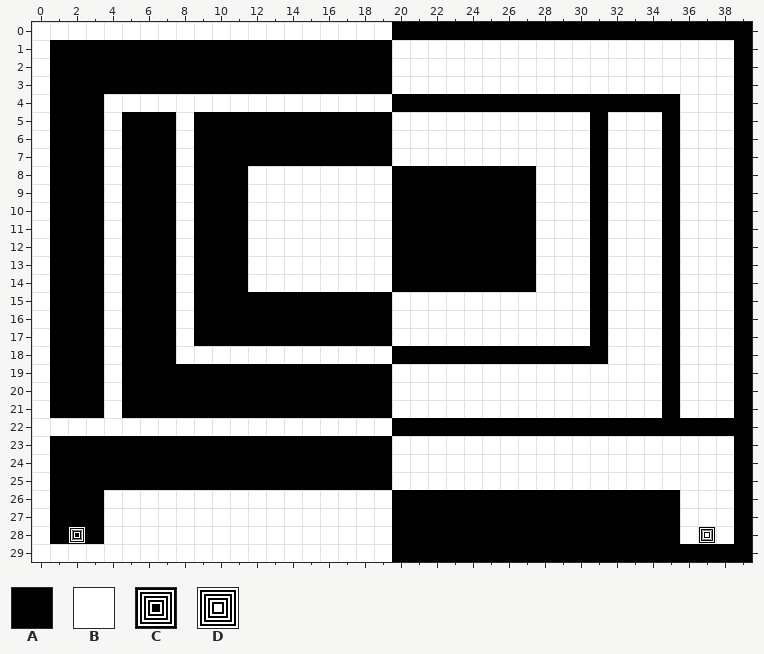
Tiled map: Mirrors-android/assets/maps/level03.tmx. The picture above is the old version.
Cells are 20x20 px. Shown: x 0..39, y 0..29.
Key: from "mirrorTiles": A 0, B 1; from "mirrorsSpawn": C 0, D 1.
_ is an empty cell.
Layer "a" before, first column x 0:
 0 BBBBBBBBBBBBBBBBBBBBAAAAAAAAAAAAAAAAAAAA
 1 BAAAAAAAAAAAAAAAAAAABBBBBBBBBBBBBBBBBBBA
 2 BAAAAAAAAAAAAAAAAAAABBBBBBBBBBBBBBBBBBBA
 3 BAAAAAAAAAAAAAAAAAAABBBBBBBBBBBBBBBBBBBA
 4 BAAABBBBBBBBBBBBBBBBAAAAAAAAAAAAAAAABBBA
 5 BAAABAAABAAAAAAAAAAABBBBBBBBBBBABBBABBBA
 6 BAAABAAABAAAAAAAAAAABBBBBBBBBBBABBBABBBA
 7 BAAABAAABAAAAAAAAAAABBBBBBBBBBBABBBABBBA
 8 BAAABAAABAAABBBBBBBBAAAAAAAABBBABBBABBBA
 9 BAAABAAABAAABBBBBBBBAAAAAAAABBBABBBABBBA
10 BAAABAAABAAABBBBBBBBAAAAAAAABBBABBBABBBA
11 BAAABAAABAAABBBBBBBBAAAAAAAABBBABBBABBBA
12 BAAABAAABAAABBBBBBBBAAAAAAAABBBABBBABBBA
13 BAAABAAABAAABBBBBBBBAAAAAAAABBBABBBABBBA
14 BAAABAAABAAABBBBBBBBAAAAAAAABBBABBBABBBA
15 BAAABAAABAAAAAAAAAAABBBBBBBBBBBABBBABBBA
16 BAAABAAABAAAAAAAAAAABBBBBBBBBBBABBBABBBA
17 BAAABAAABAAAAAAAAAAABBBBBBBBBBBABBBABBBA
18 BAAABAAABBBBBBBBBBBBAAAAAAAAAAAABBBABBBA
19 BAAABAAAAAAAAAAAAAAABBBBBBBBBBBBBBBABBBA
20 BAAABAAAAAAAAAAAAAAABBBBBBBBBBBBBBBABBBA
21 BAAABAAAAAAAAAAAAAAABBBBBBBBBBBBBBBABBBA
22 BBBBBBBBBBBBBBBBBBBBAAAAAAAAAAAAAAAAAAAA
23 BAAAAAAAAAAAAAAAAAAABBBBBBBBBBBBBBBBBBBA
24 BAAAAAAAAAAAAAAAAAAABBBBBBBBBBBBBBBBBBBA
25 BAAAAAAAAAAAAAAAAAAABBBBBBBBBBBBBBBBBBBA
26 BAAABBBBBBBBBBBBBBBBAAAAAAAAAAAAAAAABBBA
27 BAAABBBBBBBBBBBBBBBBAAAAAAAAAAAAAAAABBBA
28 BACABBBBBBBBBBBBBBBBAAAAAAAAAAAAAAAABDBA
29 BBBBBBBBBBBBBBBBBBBBAAAAAAAAAAAAAAAAAAAA
Once edited:
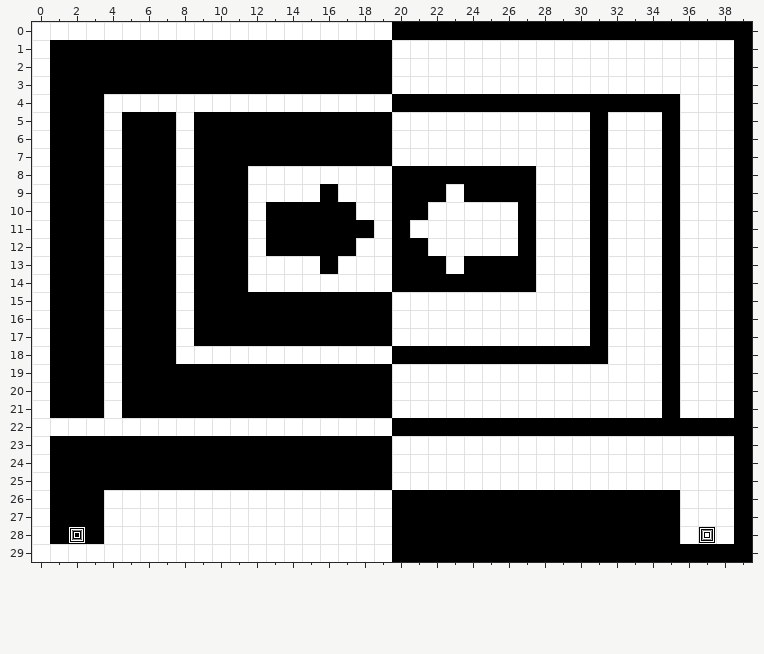
Edits made:
Layer "a":
y 9: x 16 B -> A; x 23 A -> B
y 10: x 13..17 BBBBB -> AAAAA; x 22..26 AAAAA -> BBBBB
y 11: x 13..18 BBBBBB -> AAAAAA; x 21..26 AAAAAA -> BBBBBB
y 12: x 13..17 BBBBB -> AAAAA; x 22..26 AAAAA -> BBBBB
y 13: x 16 B -> A; x 23 A -> B
Changed places in both pictures, as pixel boxes (x1, y1, x2, y2):
changed: (266, 184, 374, 274)
changed: (410, 184, 518, 274)
